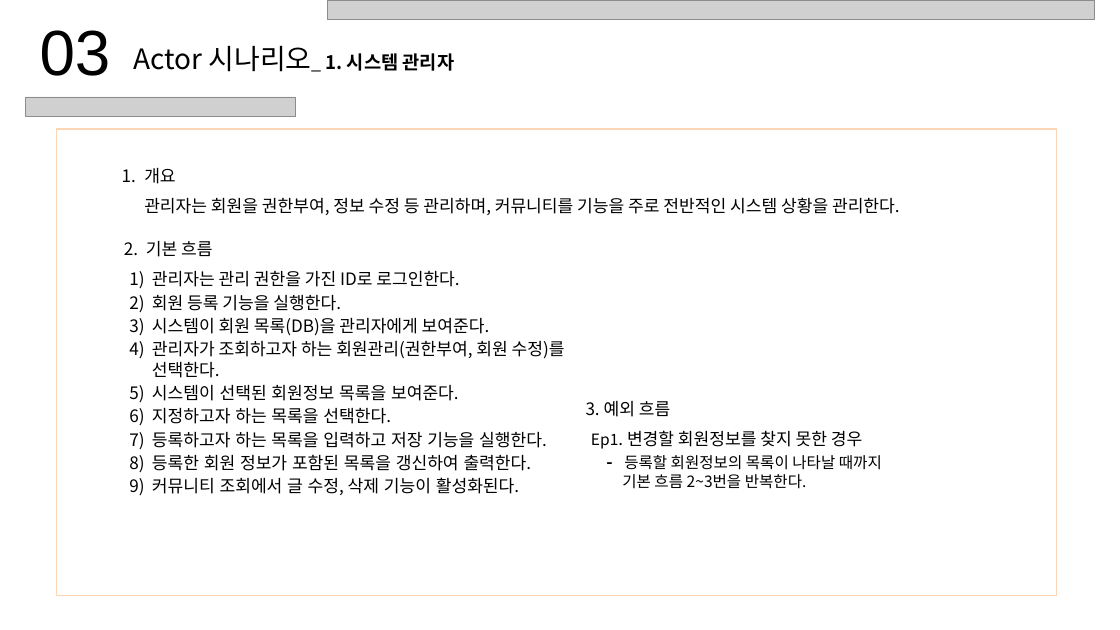
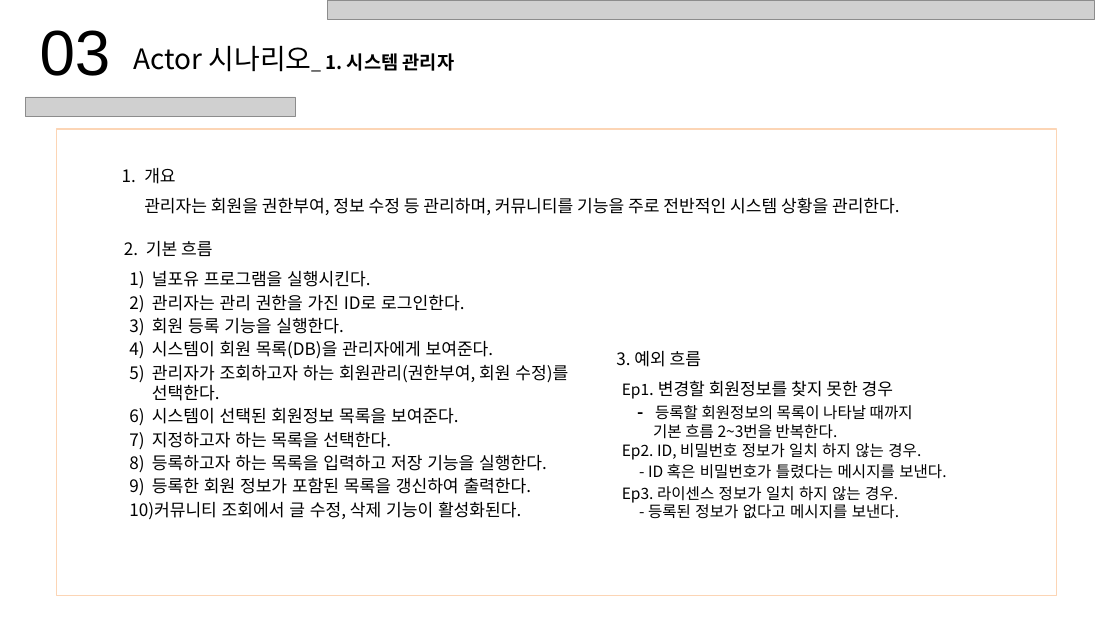
Before and after one commit to JngHoon2/Nurse_For_U, a slide deck: slide 8 of 문서/UML_PPT/식별된 Actor별 시나리오 작성_코드널(널포유).pptx. Drawn at 1120x630 pixels with LibreOffice and Linux fonts; fonts in the diff are those of the drawing; grey boxes stand for pictures. Boxes give left, top, right and bottom in pixels: in the first picture for what was removed or moved away, otherwise in the second. Text is boxed around its words. In the diff, an @@ line names an element or a change of style, - is before the commit and + after.

```diff
--- a/문서/UML_PPT/식별된 Actor별 시나리오 작성_코드널(널포유).pptx
+++ b/문서/UML_PPT/식별된 Actor별 시나리오 작성_코드널(널포유).pptx
@@ text at (x1=152, y1=271, x2=370, y2=287): paragraph added @@
+1) 널포유 프로그램을 실행시킨다.
@@ text "3. 예외 흐름" moved from (x1=586, y1=401, x2=882, y2=489) to (x1=616, y1=351, x2=947, y2=519) @@
@@ text at (x1=622, y1=443, x2=947, y2=519): paragraphs added @@
+Ep2. ID, 비밀번호 정보가 일치 하지 않는 경우.
+- ID 혹은 비밀번호가 틀렸다는 메시지를 보낸다.
+Ep3. 라이센스 정보가 일치 하지 않는 경우.
+- 등록된 정보가 없다고 메시지를 보낸다.
```
Also in this commit, not shown: 2 other slides changed.
